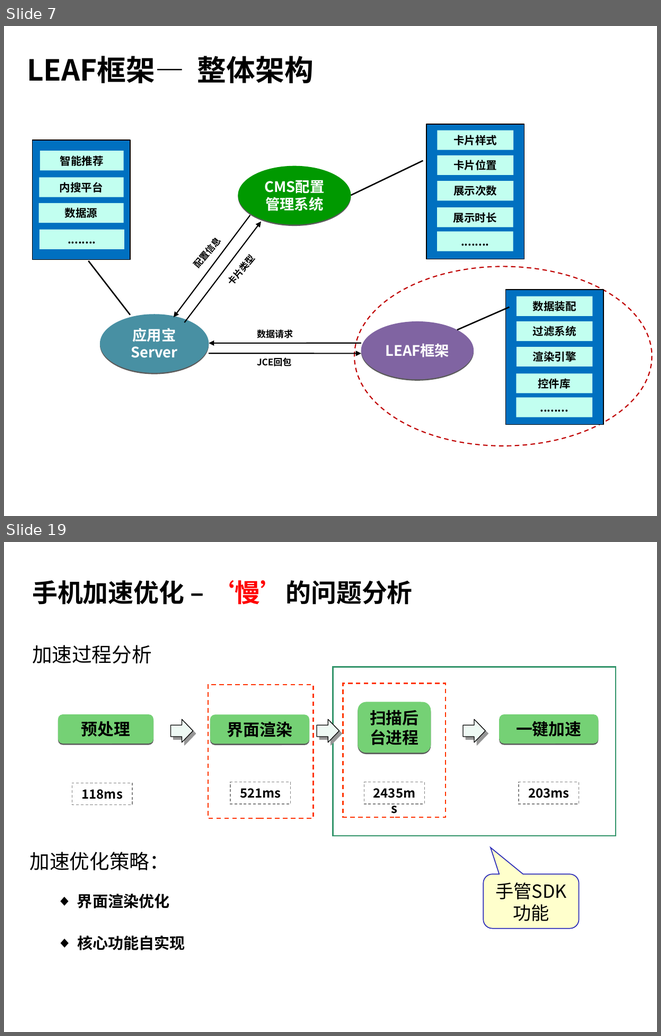
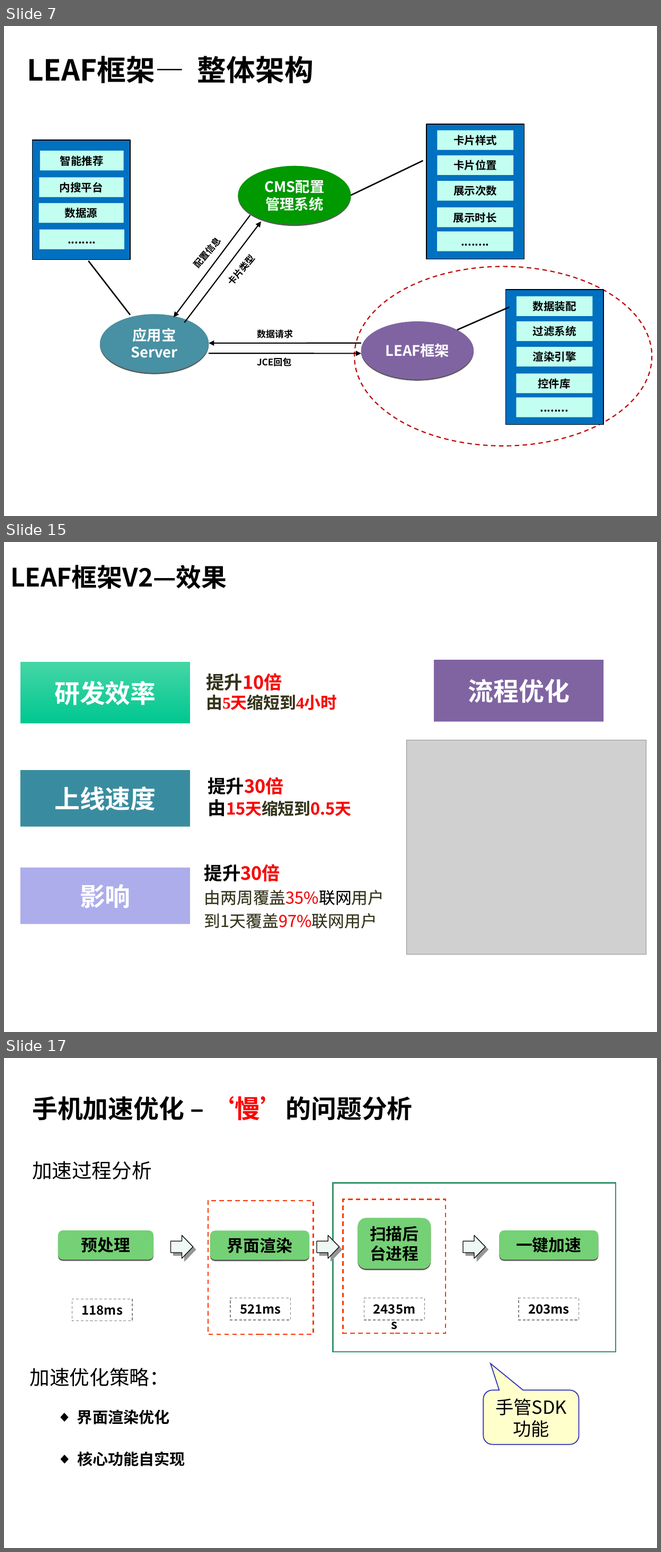
Before and after one commit to hamlingong/data, a slide deck: promote/龚海龙-v1.0.ppt. Shown one above the other, each under a label of ours: slides 7 and 19 before the commit, slides 7, 15 and 17 after it; the slides between them are not shown. The pictures are 661x1036 and 661x1552 pixels, drawn with LibreOffice and Linux fonts; fonts in the diff are those of the drawing; grey boxes stand for pictures; background and template pictures are left out. Boxes give left, top, right and bottom in pixels: in the first picture for what was removed or moved away, otherwise in the second. Text is boxed around its words. In the diff, an @@ line names an element or a change of style, - is before the commit and + after.

```diff
--- a/promote/龚海龙-v1.0.ppt
+++ b/promote/龚海龙-v1.0.ppt
@@ slide 15 added at (x1=4, y1=542, x2=657, y2=1032), background picture (left out) @@
@@ text added at (x1=10, y1=565, x2=227, y2=589), 28 pt, text #000000, bold @@
+LEAF框架V2—效果
@@ rectangle added at (x1=434, y1=660, x2=603, y2=721), fill #8064A2, 28 pt, text #FFFFFF, bold @@
+流程优化
@@ picture added at (x1=407, y1=740, x2=646, y2=954) @@
@@ group added at (x1=20, y1=661, x2=385, y2=928): 3 rectangles, 3 texts @@
+研发效率
+上线速度
+提升10倍
+由5天缩短到4小时
+提升30倍
+由15天缩短到0.5天
+影响
+提升30倍
+由两周覆盖35%联网用户
+到1天覆盖97%联网用户
@@ what was slide 19 is now slide 17 @@
```
Also in this commit, not shown: 9 slides changed, 2 other slides added, 5 slides removed, 2 other files.
